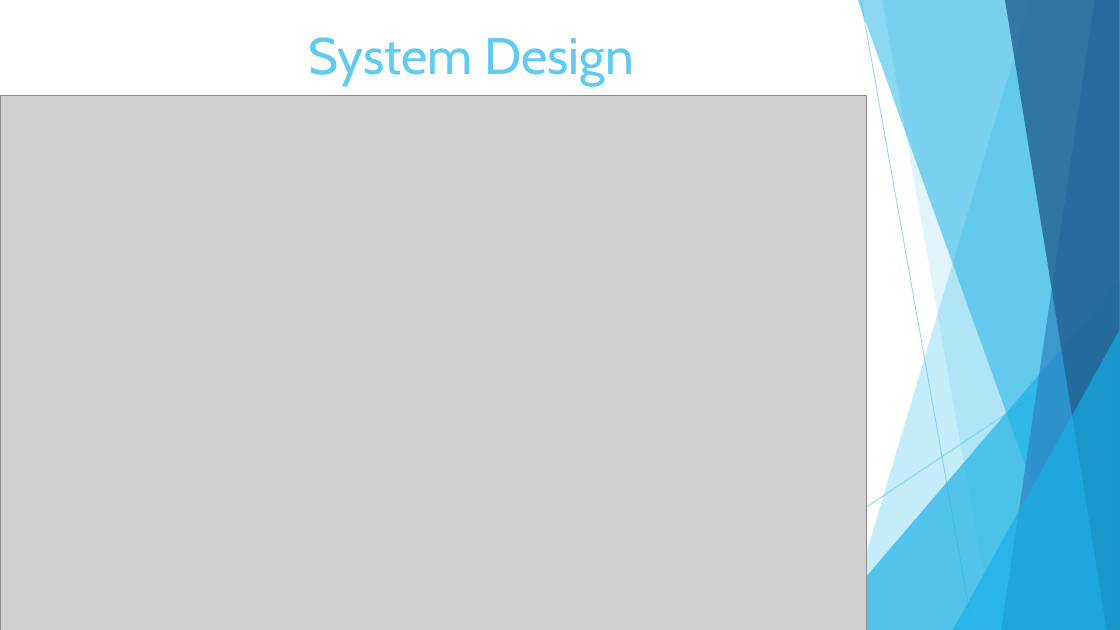
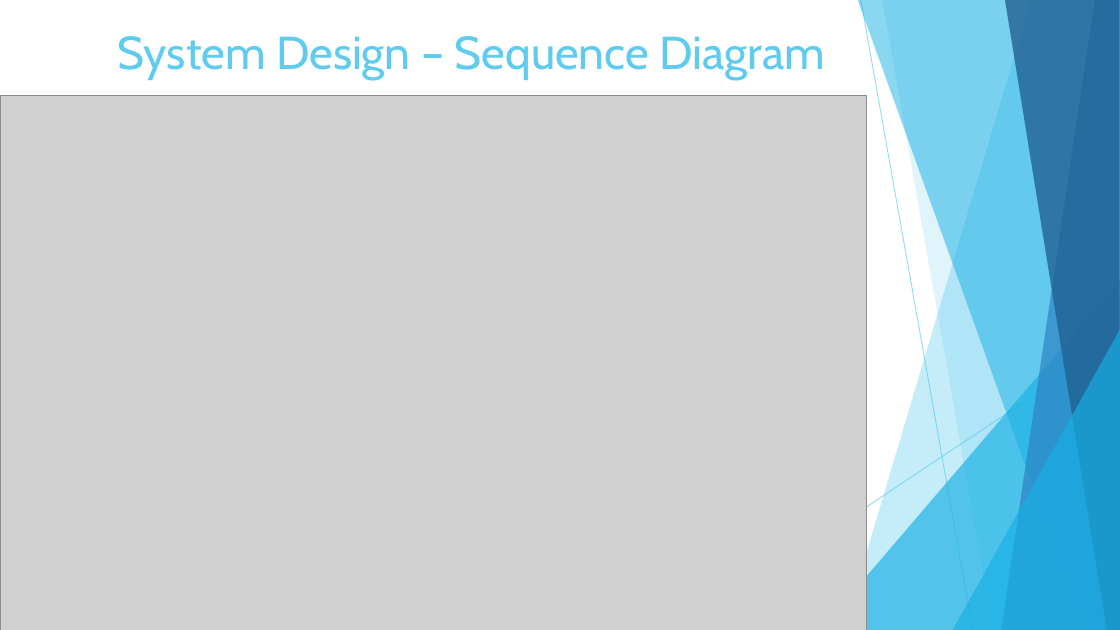
Before and after one commit to cynorfleet/Software-Engineering, a slide deck: slide 8 of DeliveryFiles/Presentations/Final Presentation.pptx. Drawn at 1120x630 pixels with LibreOffice and Linux fonts; fonts in the diff are those of the drawing; grey boxes stand for pictures. Boxes give left, top, right and bottom in pixels: in the first picture for what was removed or moved away, otherwise in the second. Text is boxed around its words. In the diff, an @@ line names an element or a change of style, - is before the commit and + after.

Commit message:
changed slides a bit. New class diagram to accurately represent the application

```diff
--- a/DeliveryFiles/Presentations/Final Presentation.pptx
+++ b/DeliveryFiles/Presentations/Final Presentation.pptx
@@ title at (x1=118, y1=36, x2=825, y2=79): text changed; size 44 to 39.6 pt @@
-System Design
+System Design – Sequence Diagram
```
Also in this commit, not shown: 3 other slides changed, 1 slide added, 39 other files.
